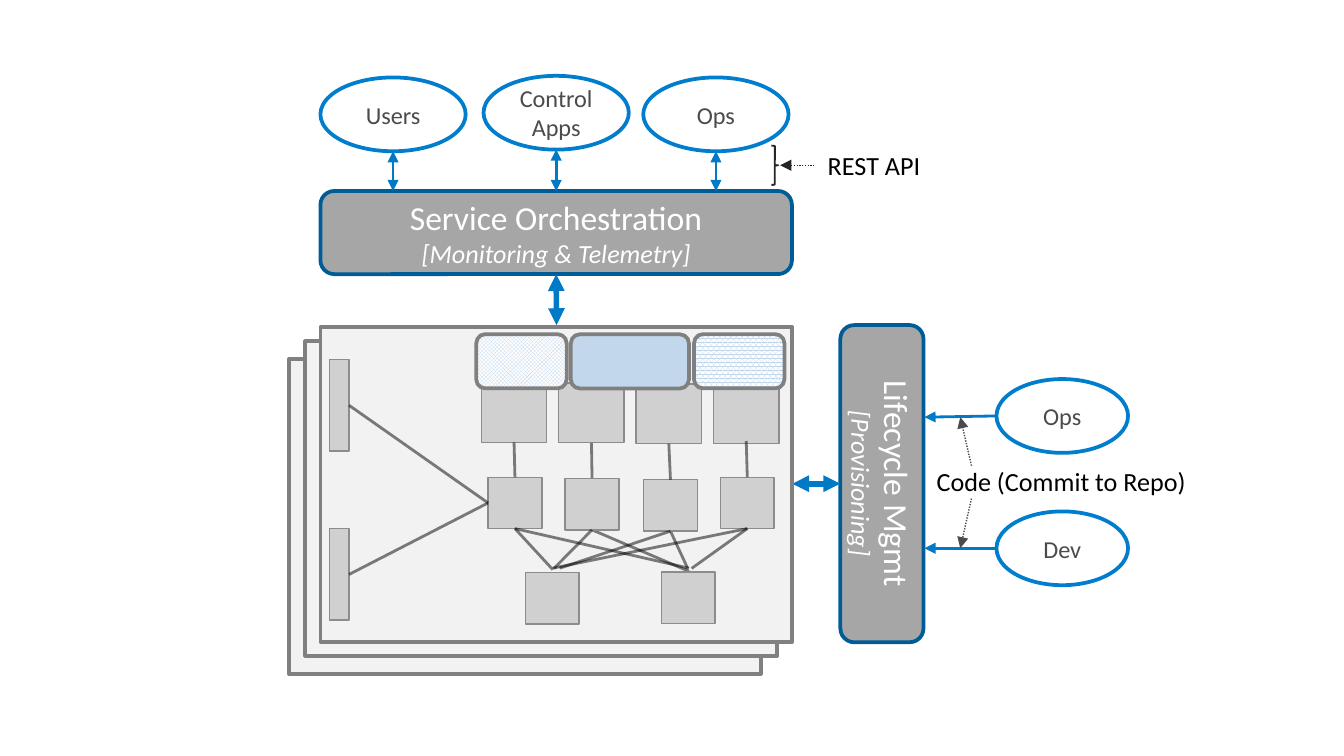
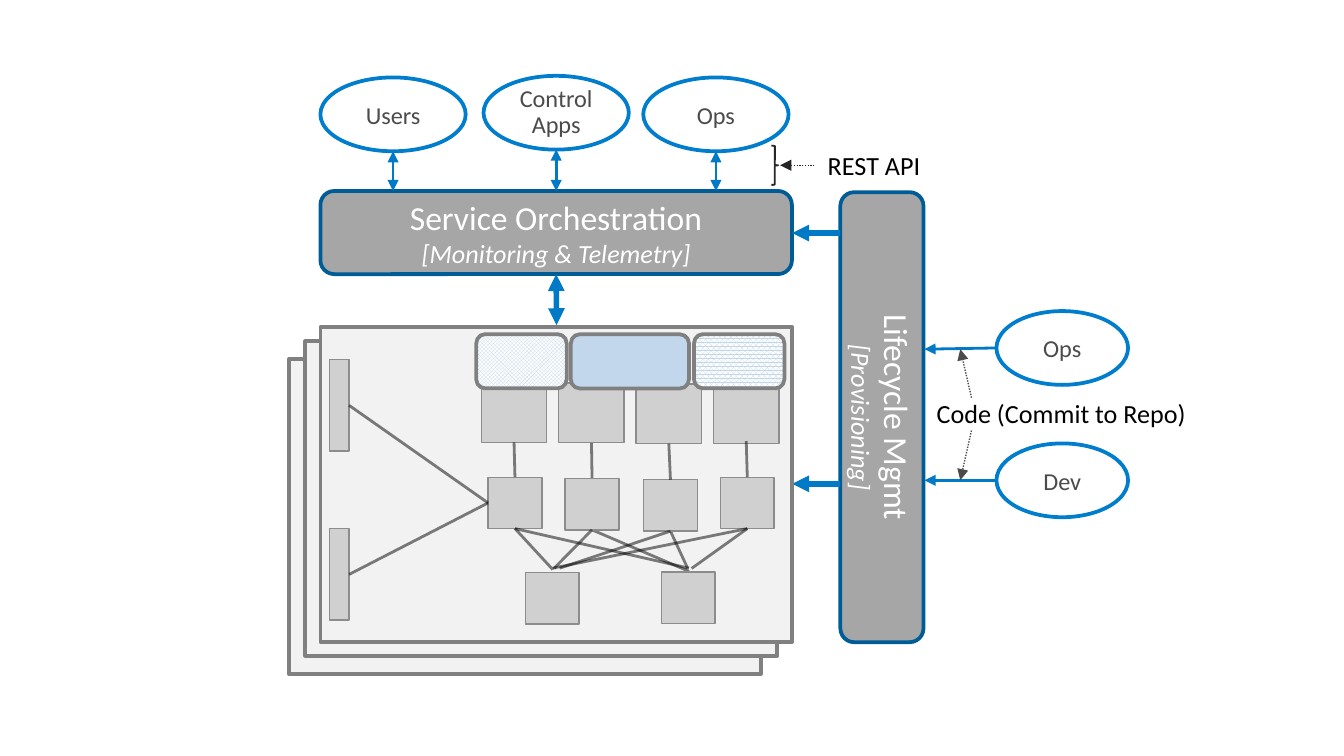
Before and after one commit to SystemsApproach/private5g, a slide deck: slide 11 of figures/ops/figures.pptx. Drawn at 1344x756 pixels with LibreOffice and Linux fonts; fonts in the diff are those of the drawing; grey boxes stand for pictures. Boxes give left, top, right and bottom in pixels: in the first picture for what was removed or moved away, otherwise in the second. Text is boxed around its words. In the diff, an @@ line names an element or a change of style, - is before the commit and + after.

```diff
--- a/figures/ops/figures.pptx
+++ b/figures/ops/figures.pptx
@@ ellipse "Control" at (x1=484, y1=75, x2=629, y2=149): line spacing 1 to 0.9 @@
@@ rounded rectangle "Lifecycle Mgmt" resized from (x1=840, y1=325, x2=923, y2=642) to (x1=841, y1=193, x2=924, y2=643) @@
@@ arrow added from (840, 233) to (793, 233), #007AC8 3 pt @@
@@ 4 arrows, 1 ellipse, 1 text moved together from (x1=925, y1=379, x2=1185, y2=548) to (x1=925, y1=310, x2=1185, y2=480) @@
@@ ellipse "Dev" moved from (x1=996, y1=511, x2=1128, y2=585) to (x1=996, y1=444, x2=1128, y2=517) @@
@@ double arrow (840, 484) - (793, 484): double arrow to arrow @@
```
Also in this commit, not shown: 2 other files.
